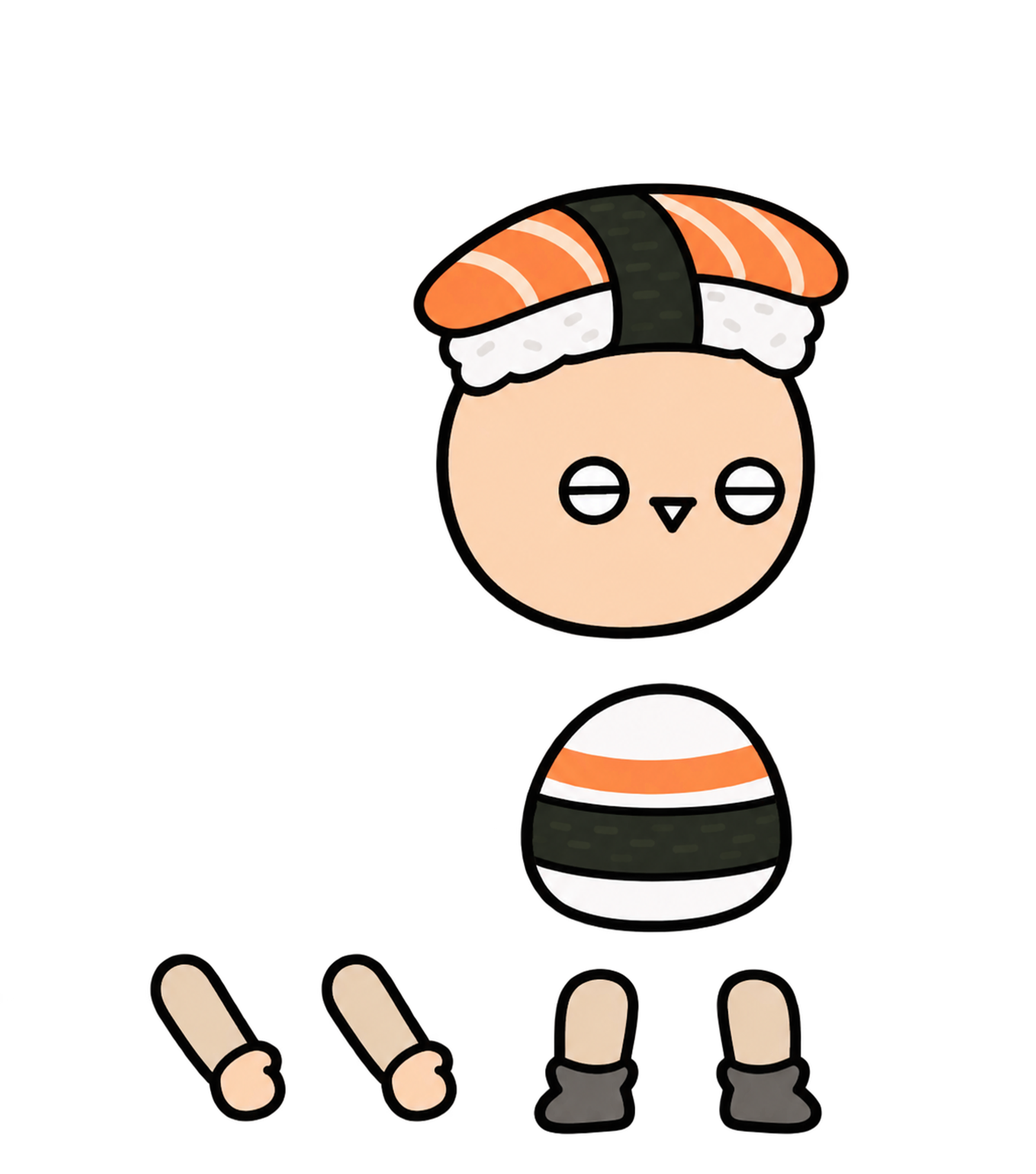
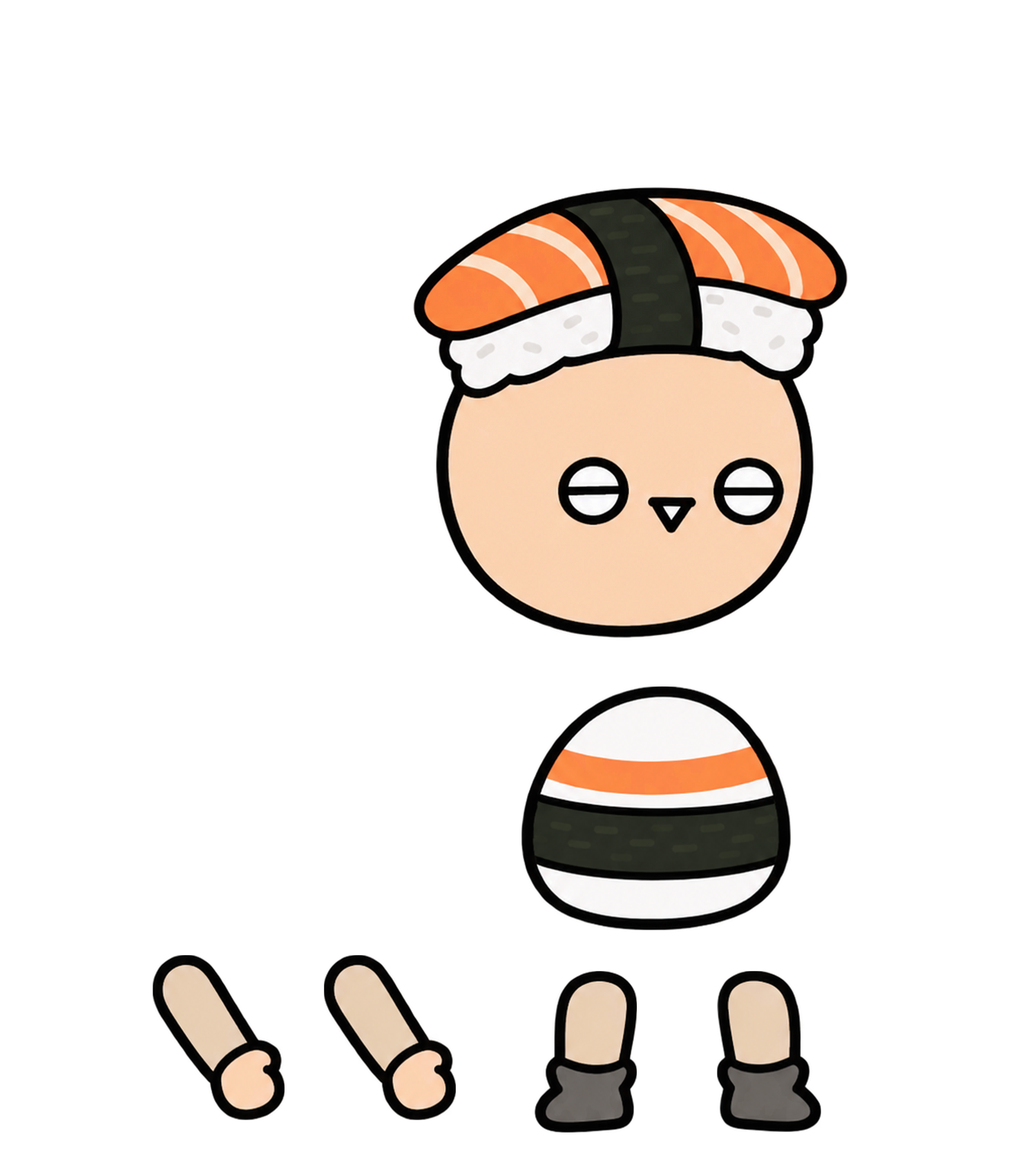
Before/after of a 1036 x 1174 layered artwork. What changed in the layer stack:
painted on "머리" over <box>412,182,850,642</box>
painted on "몸통" over <box>519,680,794,933</box>
painted on "팔1" over <box>148,952,288,1123</box>
painted on "팔2" over <box>319,952,460,1124</box>
painted on "다리1" over <box>531,967,640,1136</box>
painted on "다리2" over <box>715,967,823,1136</box>
